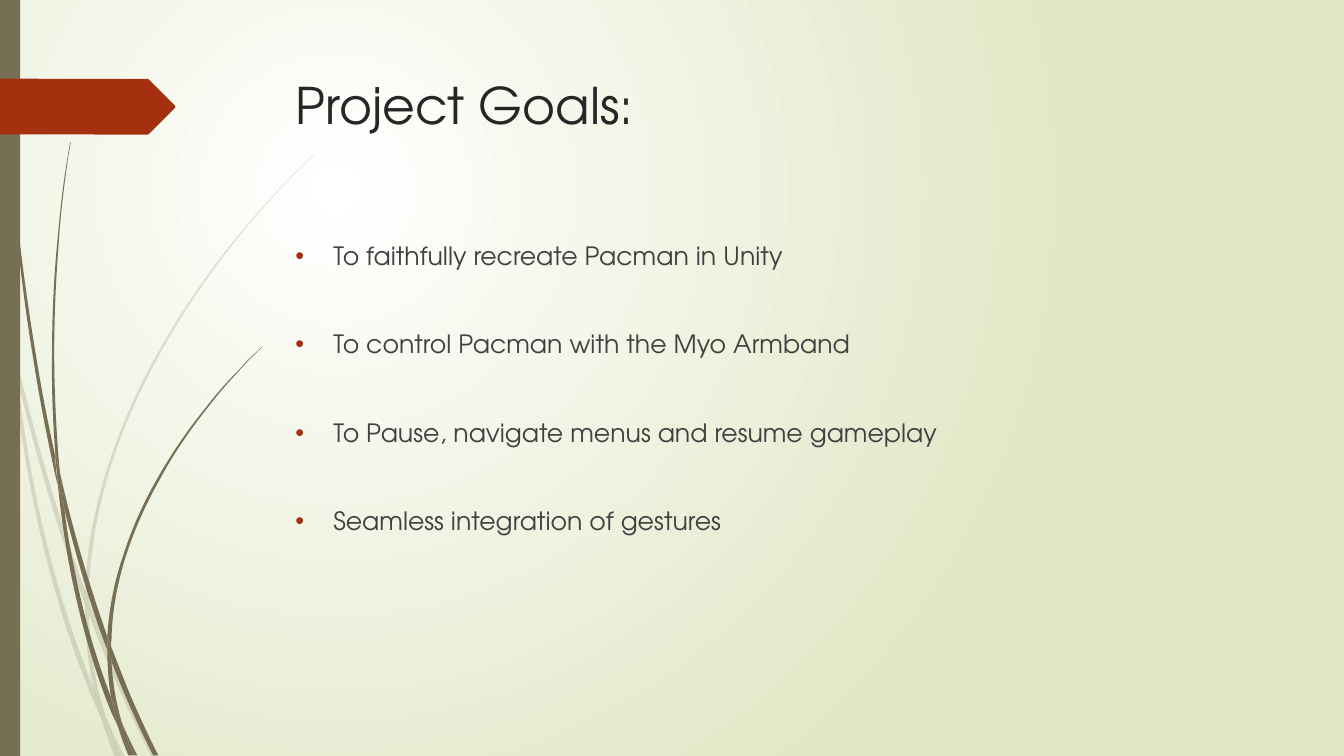
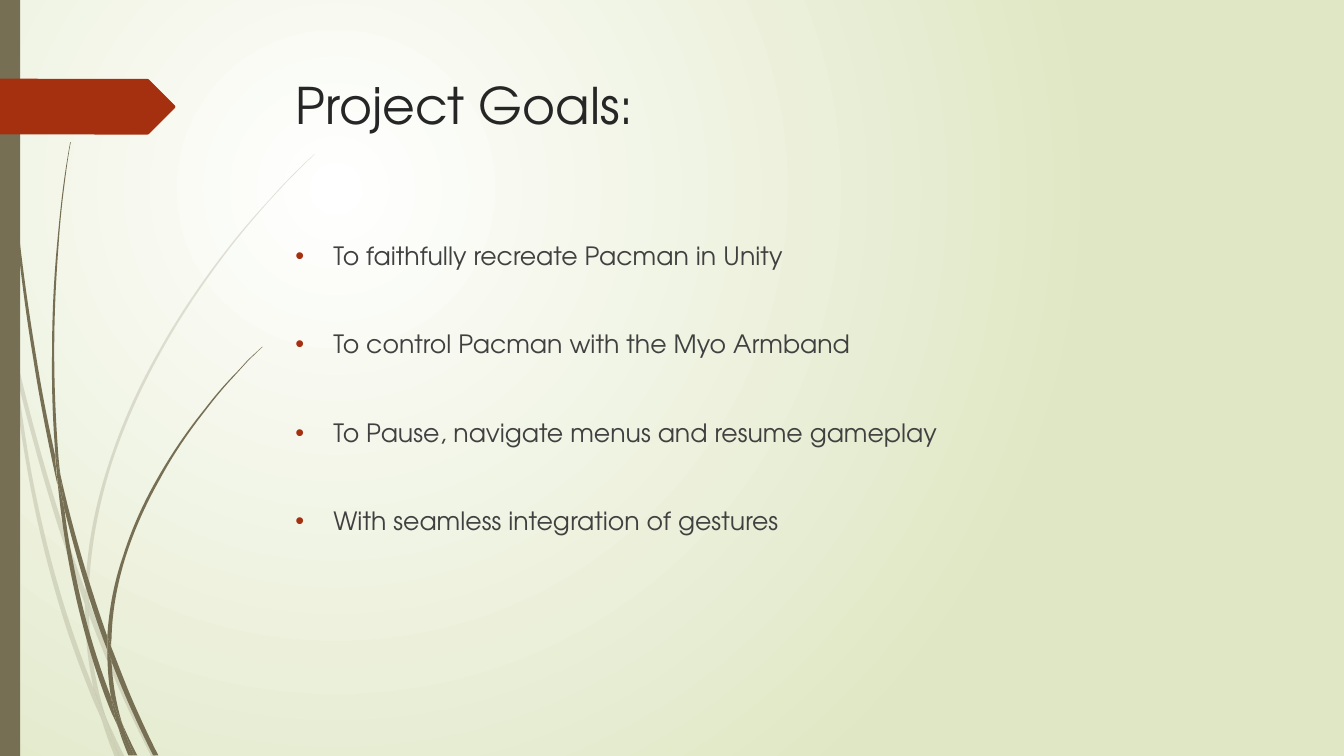
Before and after one commit to JKinsella1991/GestureBasedURI, a slide deck: slide 4 of GesturePresentation.pptx (slide 2 before the commit). Drawn at 1344x756 pixels with LibreOffice and Linux fonts; fonts in the diff are those of the drawing. Boxes give left, top, right and bottom in pixels: in the first picture for what was removed or moved away, otherwise in the second. Text is boxed around its words. In the diff, an @@ line names an element or a change of style, - is before the commit and + after.

```diff
--- a/GesturePresentation.pptx
+++ b/GesturePresentation.pptx
@@ text at (x1=333, y1=511, x2=778, y2=536): text changed @@
-• Seamless integration of gestures
+• With seamless integration of gestures
```
Also in this commit, not shown: 5 other slides changed, 3 slides added.
